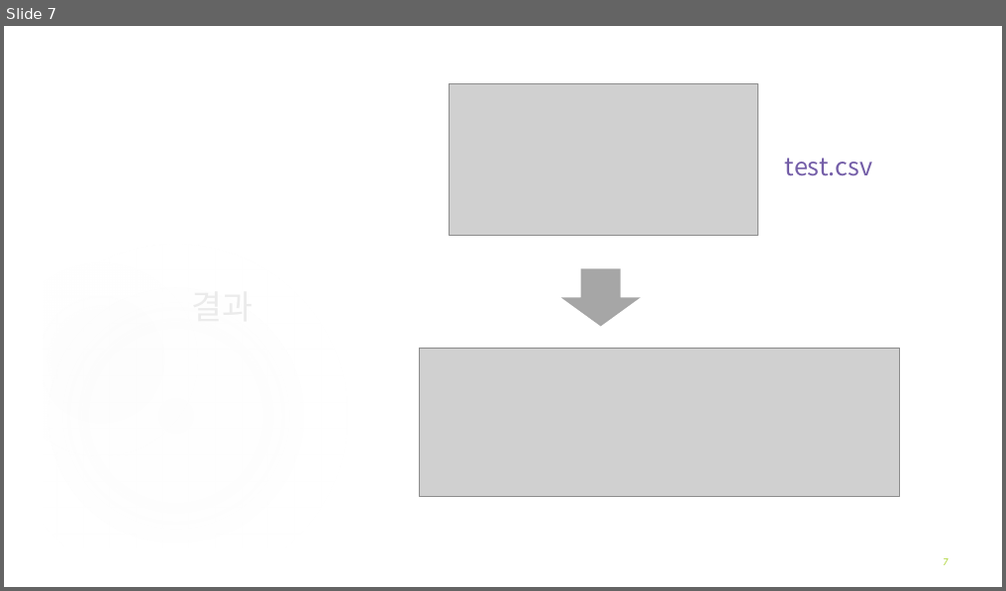
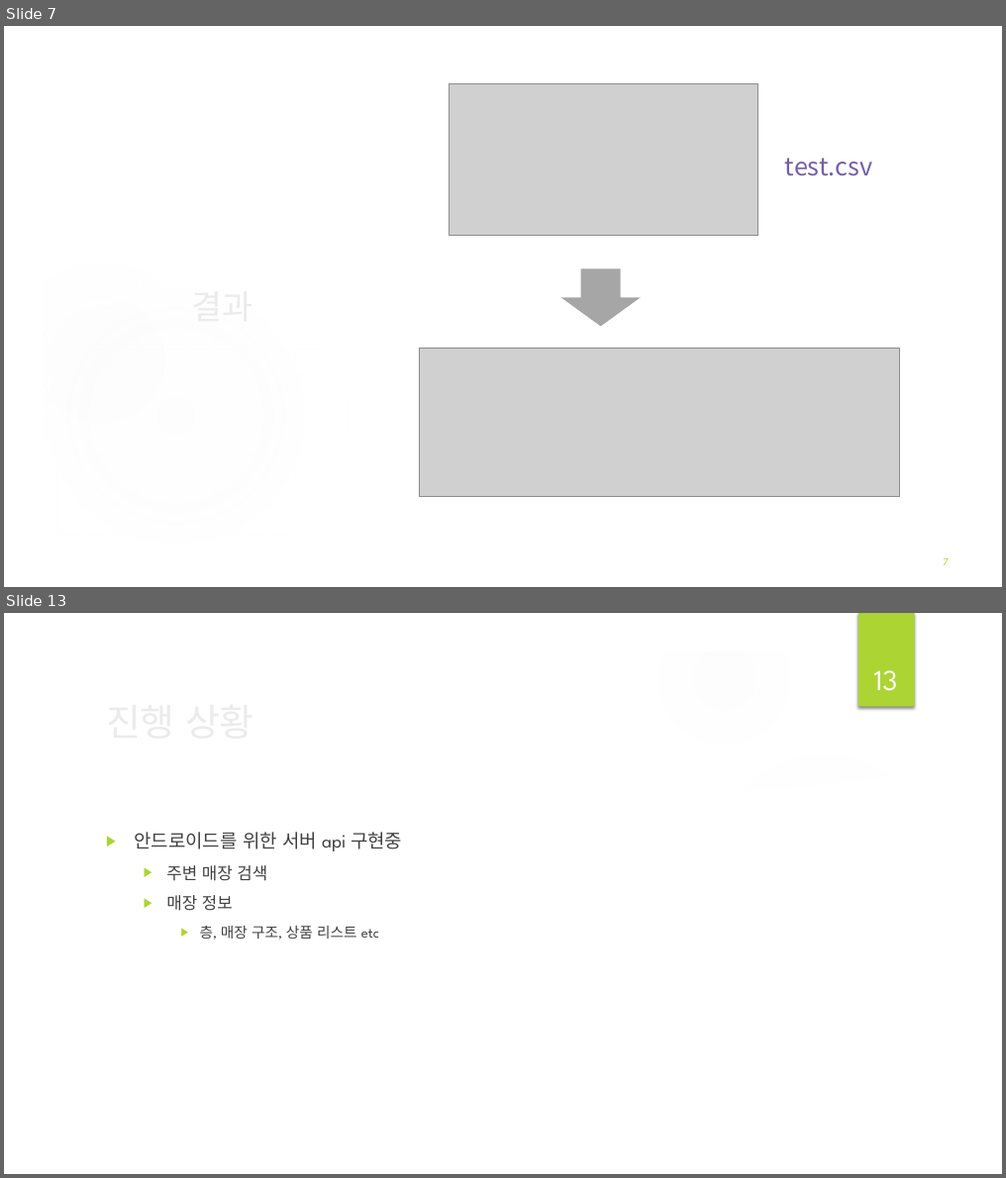
Before and after one commit to BerryWell/CapstoneDesign-2019-02, a slide deck: 제출자료/발표자료/발표 자료_13주차_12조.pptx. Shown one above the other, each under a label of ours: slide 7 before the commit, slides 7 and 13 after it; the slides between them are not shown. The pictures are 1006x591 and 1006x1178 pixels, drawn with LibreOffice and Linux fonts; fonts in the diff are those of the drawing; grey boxes stand for pictures; background and template pictures are left out. Boxes give left, top, right and bottom in pixels: in the first picture for what was removed or moved away, otherwise in the second. Text is boxed around its words. In the diff, an @@ line names an element or a change of style, - is before the commit and + after.

```diff
--- a/제출자료/발표자료/발표 자료_13주차_12조.pptx
+++ b/제출자료/발표자료/발표 자료_13주차_12조.pptx
@@ slide 13 added at <box>4,613,1002,1174</box>, background picture (left out); not listed: 5 template elements that a slide beside it also shows @@
@@ group added at <box>4,613,1002,1174</box>: 3 freeform shapes, 1 ellipse @@
@@ page number added at <box>874,670,898,691</box>, 28 pt, text #FFFFFF @@
+13
@@ title added at <box>98,692,816,750</box>, 36 pt, text #EBEBEB @@
+진행 상황
@@ text added at <box>134,832,402,940</box>, 18 pt, text #404040 @@
+▶ 안드로이드를 위한 서버 api 구현중
+  ▶ 주변 매장 검색
+  ▶ 매장 정보
+    ▶ 층, 매장 구조, 상품 리스트 etc
```
Also in this commit, not shown: 2 slides changed, 3 other slides added.
